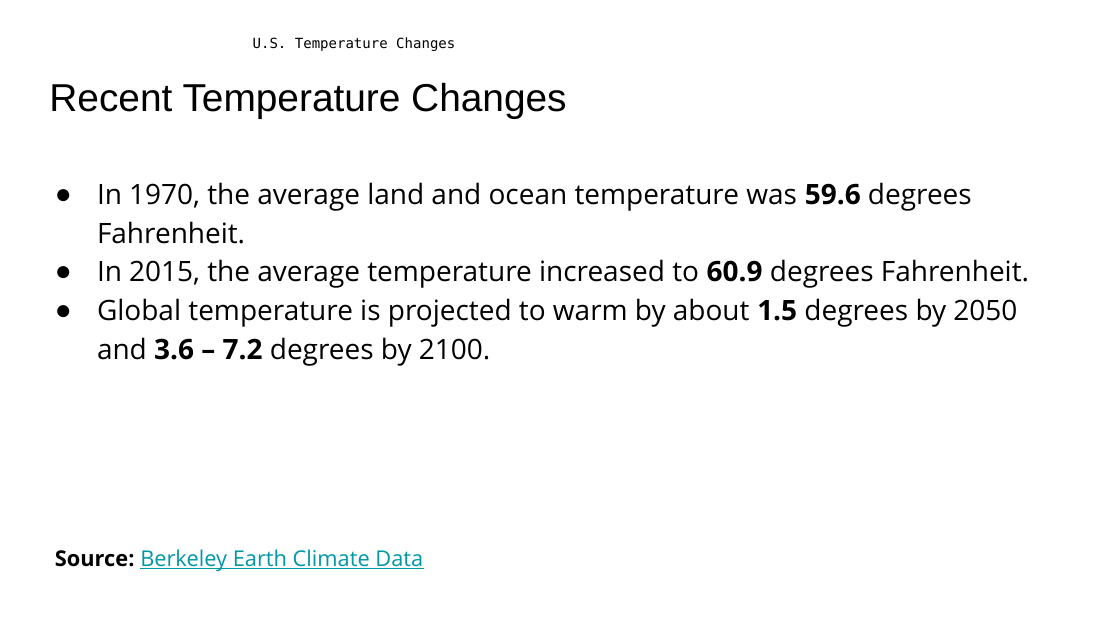
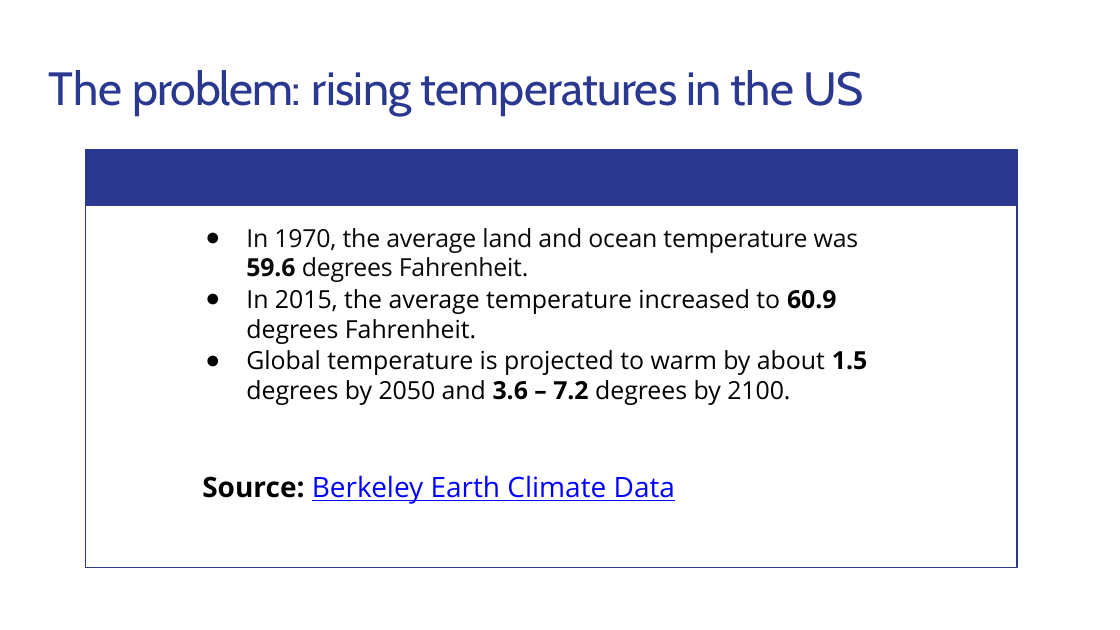
Before and after one commit to matthewshawnkehoe/Data-Science-Projects, a slide deck: slide 2 of Capstone Projects/Capstone_Two_Supervised_ML/Predicting_Temperature_Change.pptx (slide 3 before the commit). Drawn at 1120x630 pixels with LibreOffice and Linux fonts; fonts in the diff are those of the drawing; background and template pictures are left out. Boxes give left, top, right and bottom in pixels: in the first picture for what was removed or moved away, otherwise in the second. Text is boxed around its words. In the diff, an @@ line names an element or a change of style, - is before the commit and + after.

```diff
--- a/Capstone Projects/Capstone_Two_Supervised_ML/Predicting_Temperature_Change.pptx
+++ b/Capstone Projects/Capstone_Two_Supervised_ML/Predicting_Temperature_Change.pptx
@@ text removed at (253,37,455,51) @@
-U.S. Temperature Changes
@@ title removed at (49,82,566,118) @@
-Recent Temperature Changes
@@ title added at (49,70,864,116), 30 pt, text #2A3890 @@
+The problem: rising temperatures in the US
@@ freeform shape added at (85,149,1017,206), fill #2A3890 @@
@@ freeform shape added at (85,149,1017,568), outline #2A3890 0.75 pt @@
@@ text "In 1970, the average land ...": place and size @@
-text "In 1970, the average land ..." at (97,182,1029,366)
+text "In 1970, the average land ..." at (246,228,867,405)
@@ text "In 1970, the average land ..." at (246,228,867,405): size 18 to 16 pt; text colour #000000 to #0A0A0A, letter spacing 0 to -0.1 pt in "In 1970, the average land and ocean ..."; indent changed; line spacing 1.15 to 1; more space between paragraphs @@
@@ text "Source: Berkeley Earth Climate Data": place and size @@
-text "Source: Berkeley Earth Climate Data" at (55,549,423,572)
+text "Source: Berkeley Earth Climate Data" at (202,475,675,504)
@@ text "Source: Berkeley Earth Climate Data" at (202,475,675,504): size 14 to 18 pt; text colour #0097A7 to #0000FF in "Berkeley Earth Climate Data" @@
```
Also in this commit, not shown: 2 other slides changed, 23 slides added, 11 slides removed.
